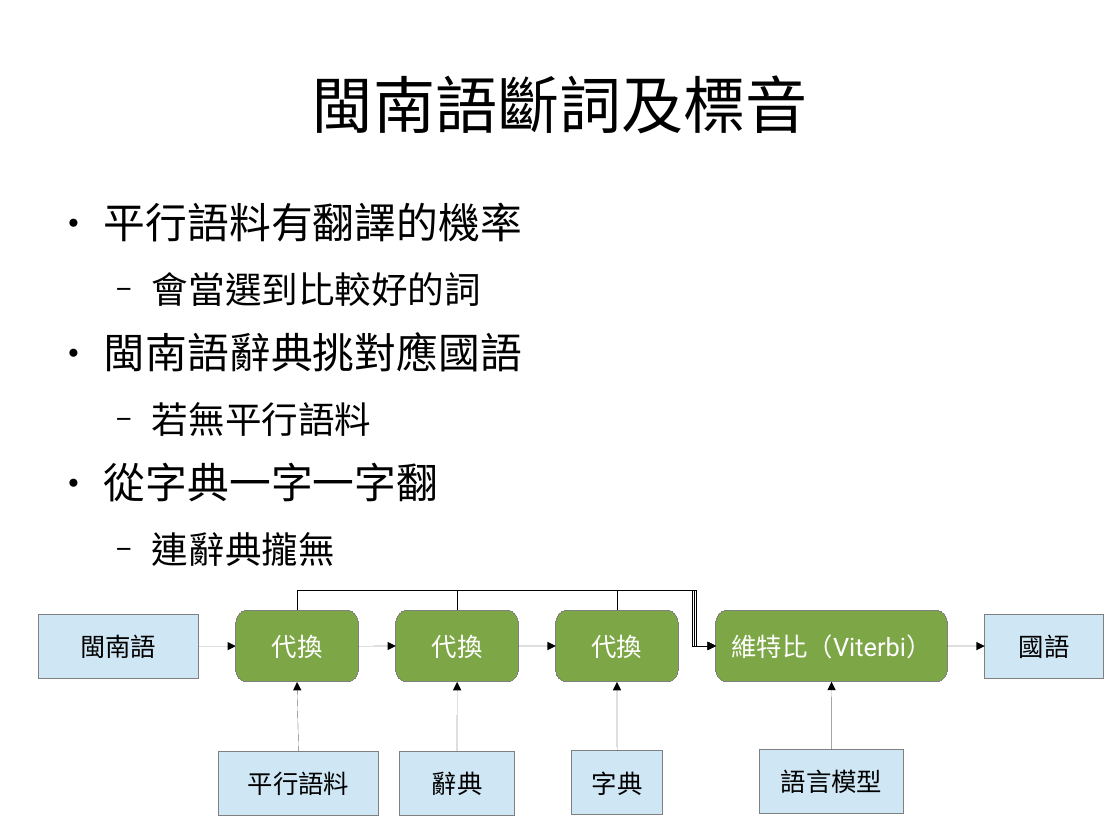
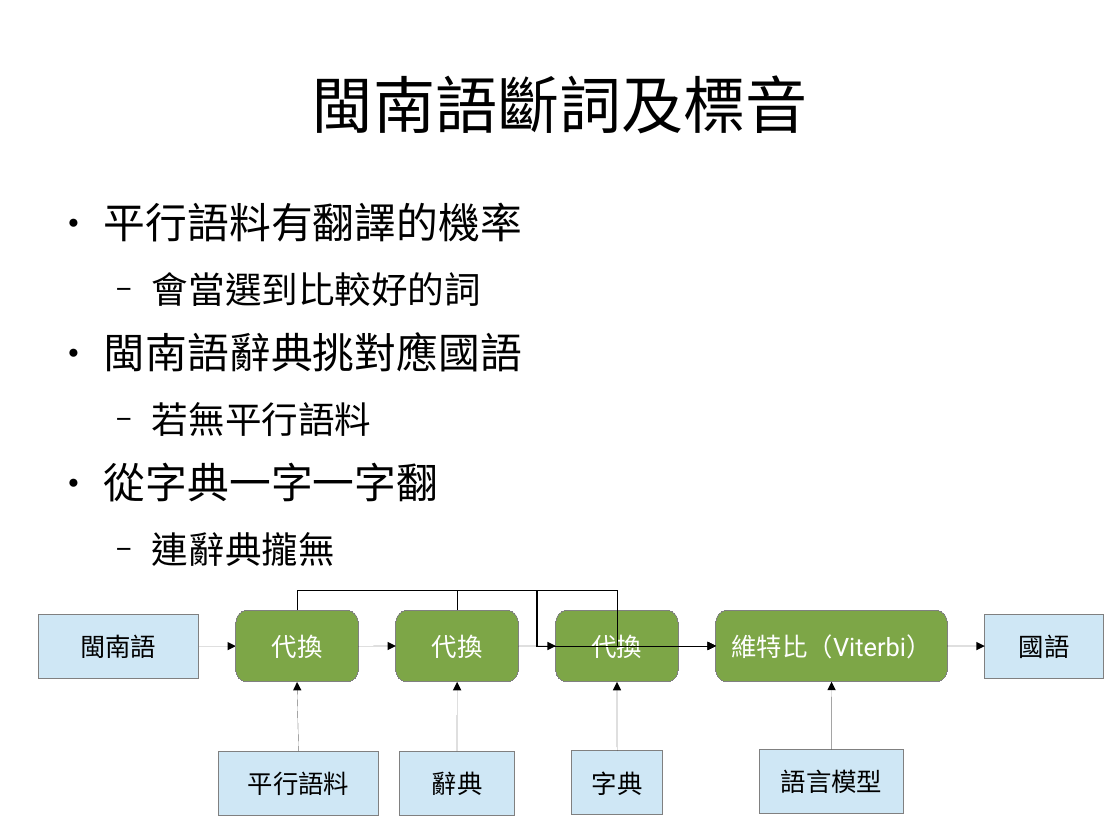
Before and after one commit to sih4sing5hong5/po3-ko3_tau5-iann2-phinn3, a slide deck: slide 28 of 翻譯報告.odp (slide 25 before the commit). Drawn at 1120x840 pixels with LibreOffice and Linux fonts; fonts in the diff are those of the drawing. Boxes give left, top, right and bottom in pixels: in the first picture for what was removed or moved away, otherwise in the second. Text is boxed around its words. In the diff, an @@ line names an element or a change of style, - is before the commit and + after.

```diff
--- a/翻譯報告.odp
+++ b/翻譯報告.odp
@@ elbow arrow (297, 611) - (717, 646): route changed @@
@@ elbow arrow (457, 611) - (717, 646): route changed @@
@@ elbow arrow (617, 610) - (717, 646): route changed @@
```
Also in this commit, not shown: 7 other slides changed, 5 slides added.
